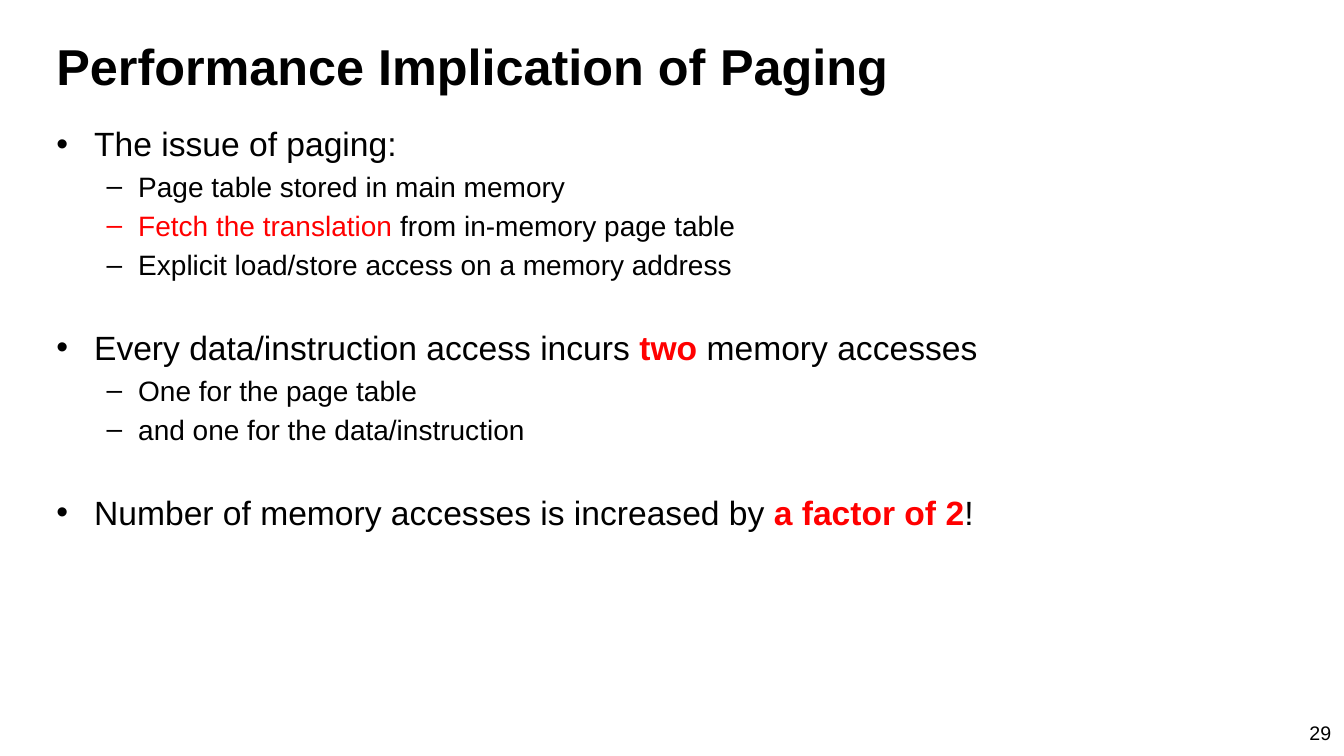
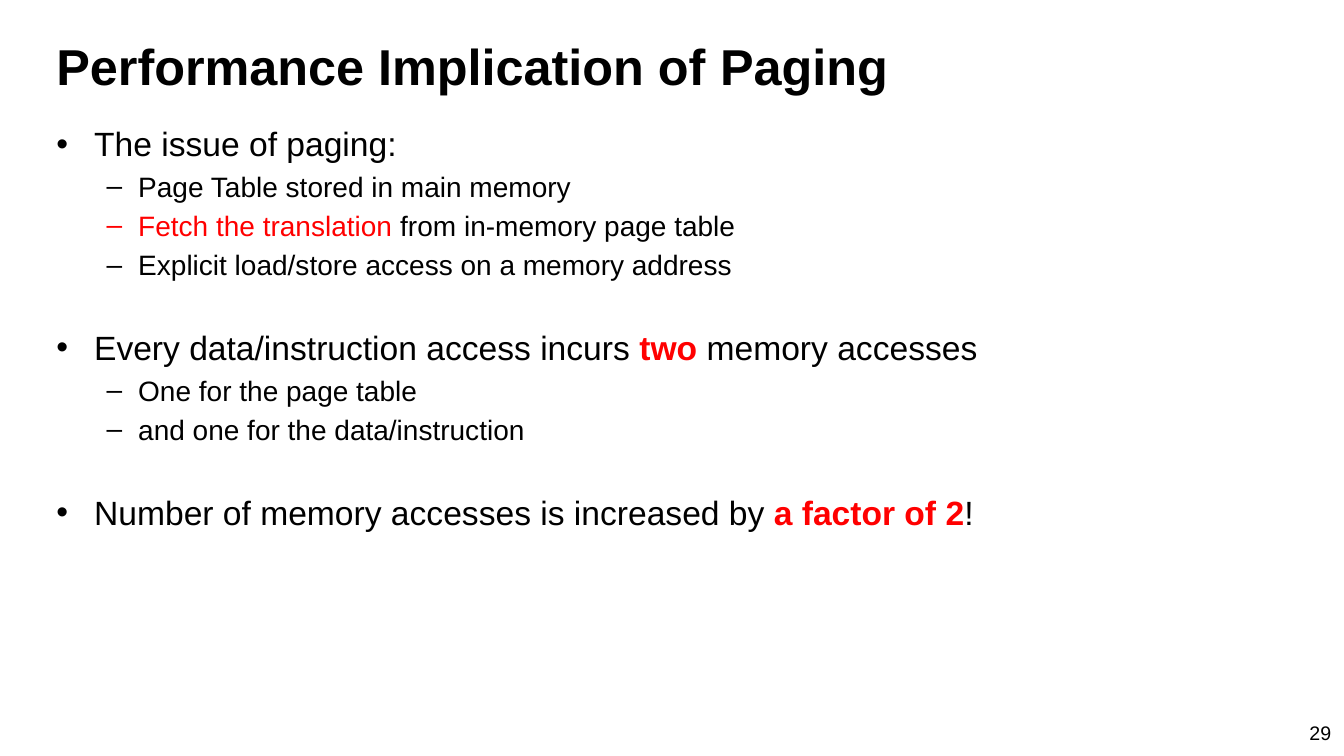
Before and after one commit to guhofstra/CSC256Fa25, a slide deck: slide 29 of PPTs/L8-Memory System II Paging.pptx. Drawn at 1344x756 pixels with LibreOffice and Linux fonts; fonts in the diff are those of the drawing. Boxes give left, top, right and bottom in pixels: in the first picture for what was removed or moved away, otherwise in the second. Text is boxed around its words. In the diff, an @@ line names an element or a change of style, - is before the commit and + after.

```diff
--- a/PPTs/L8-Memory System II Paging.pptx
+++ b/PPTs/L8-Memory System II Paging.pptx
@@ text at [138, 176, 570, 202]: text changed @@
-  – Page table stored in main memory
+  – Page Table stored in main memory
```
Also in this commit, not shown: 23 other slides changed, 3 other files.
